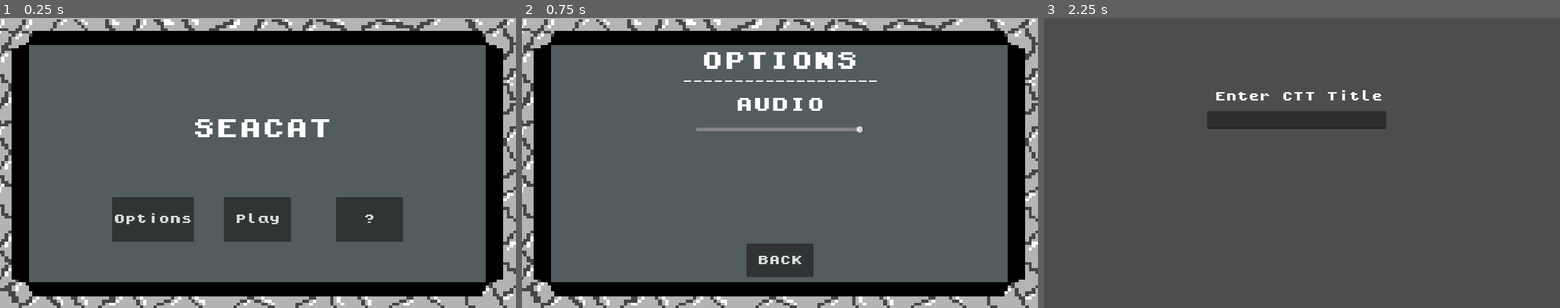
Above: before the commit, frames 1-3 (left to right).
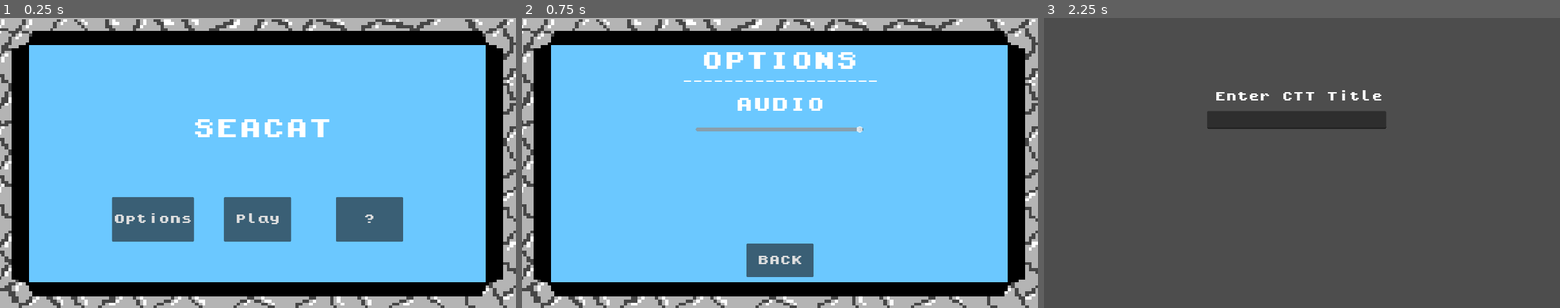
Above: after the commit, the same moments.

Repository: phan-andrew/demo3
Game: Godot game, scene res://start_screen.tscn
Two runs of this game, one before a commit and one after it. Both use one fixed random seed, a clock stepped at 60 frames per second and the inputs below.
Inputs:
- Up to frame 1 (0.25 s): no input
- Up to frame 2 (0.75 s): click "Options" at 0.5 s
- Up to frame 3 (2.25 s): click "BACK" at 1.25 s; click "Play" at 2 s

The runs differ from the first frame. In frame 1, 71% of the frame differs, in the area x 5-95%, y 9-92%; in frame 2, 71%; in frame 3, nothing differs.

Commit message:
change start color

Diff:
--- a/cardthrow.tscn
+++ b/cardthrow.tscn
@@ -1,9 +1,9 @@
 [gd_scene load_steps=3 format=3 uid="uid://nqbl4t2w55pn"]
 
 [ext_resource type="PackedScene" uid="uid://ducg4oqqxsox1" path="res://card.tscn" id="1_87b8e"]
-[ext_resource type="PackedScene" uid="uid://b1hogacia5gvf" path="res://wall.tscn" id="2_0l03i"]
+[ext_resource type="PackedScene" path="res://wall.tscn" id="2_0l03i"]
 
-[node name="Node2D2" type="Node2D"]
+[node name="Node2D3" type="Node2D"]
 
 [node name="Card" parent="." instance=ExtResource("1_87b8e")]
 position = Vector2(2, 2)
--- a/start_screen.tscn
+++ b/start_screen.tscn
@@ -5,7 +5,7 @@
 [ext_resource type="Texture2D" uid="uid://wyhspu3kjkna" path="res://images/Startscreen.png" id="3_hxk6x"]
 [ext_resource type="AudioStream" uid="uid://bd5u4ye323kfo" path="res://audio.mp3" id="4_gwq4y"]
 
-[node name="Node2D2" type="Node2D"]
+[node name="Node2D3" type="Node2D"]
 script = ExtResource("1_ugavs")
 
 [node name="Button2" type="Button" parent="."]
Not shown: 1 places in dropdown.tscn that only renumber resources
Binary file changed: images/Startscreen.png
